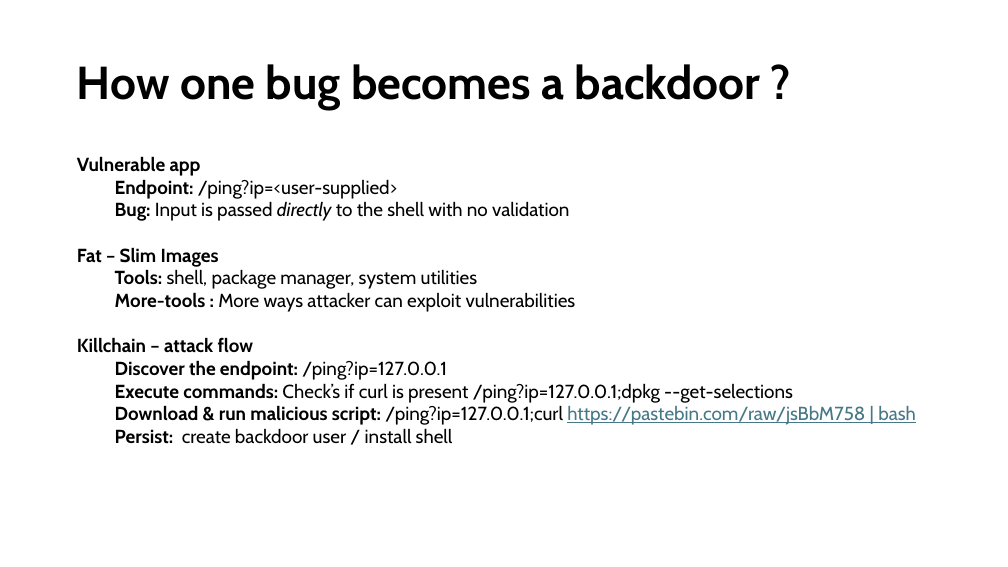
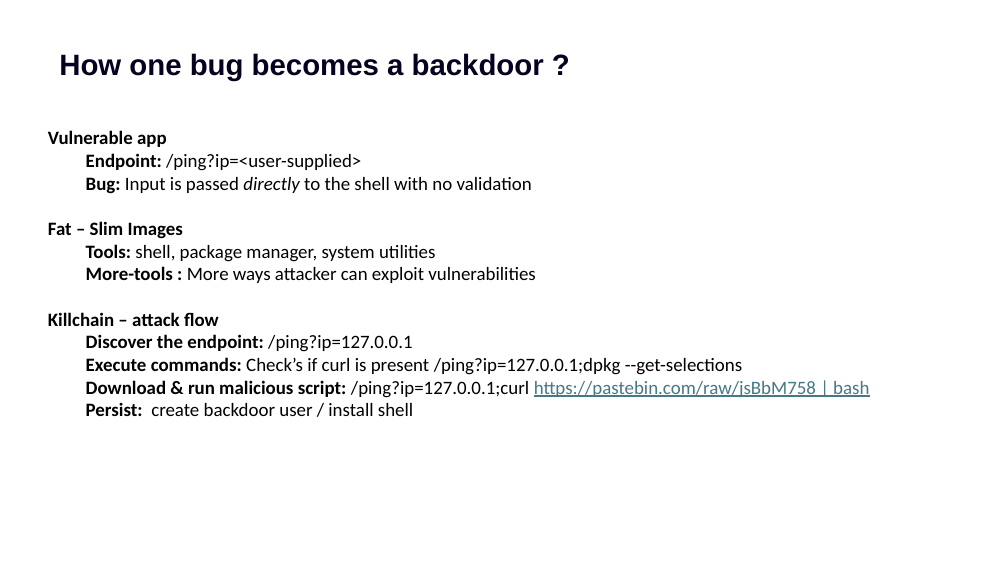
Before and after one commit to bharatnanda/from-fat-to-fearless-distroless-way, a slide deck: slide 12 of From Fat to Fearless.pptx. Drawn at 1008x567 pixels with LibreOffice and Linux fonts; fonts in the diff are those of the drawing. Boxes give left, top, right and bottom in pixels: in the first picture for what was removed or moved away, otherwise in the second. Text is boxed around its words. In the diff, an @@ line names an element or a change of style, - is before the commit and + after.

```diff
--- a/From Fat to Fearless.pptx
+++ b/From Fat to Fearless.pptx
@@ title "How one bug becomes a ...": place and size @@
-title "How one bug becomes a ..." at [77,64,761,110]
+title "How one bug becomes a ..." at [59,53,544,81]
@@ title "How one bug becomes a ..." at [59,53,544,81]: size 44 to 28 pt, font Cabin to Arial, text colour #000000 to #060320; line spacing 0.9 to 1; vertical alignment middle to top @@
@@ text "Vulnerable app": place and size @@
-text "Vulnerable app" at [77,156,916,444]
+text "Vulnerable app" at [48,130,869,416]
@@ text "Vulnerable app" at [48,130,869,416]: font Cabin to Calibri; line spacing 0.9 to 1; less space between paragraphs @@
```
Also in this commit, not shown: 16 other slides changed, 3 slides added, 4 slides removed.
